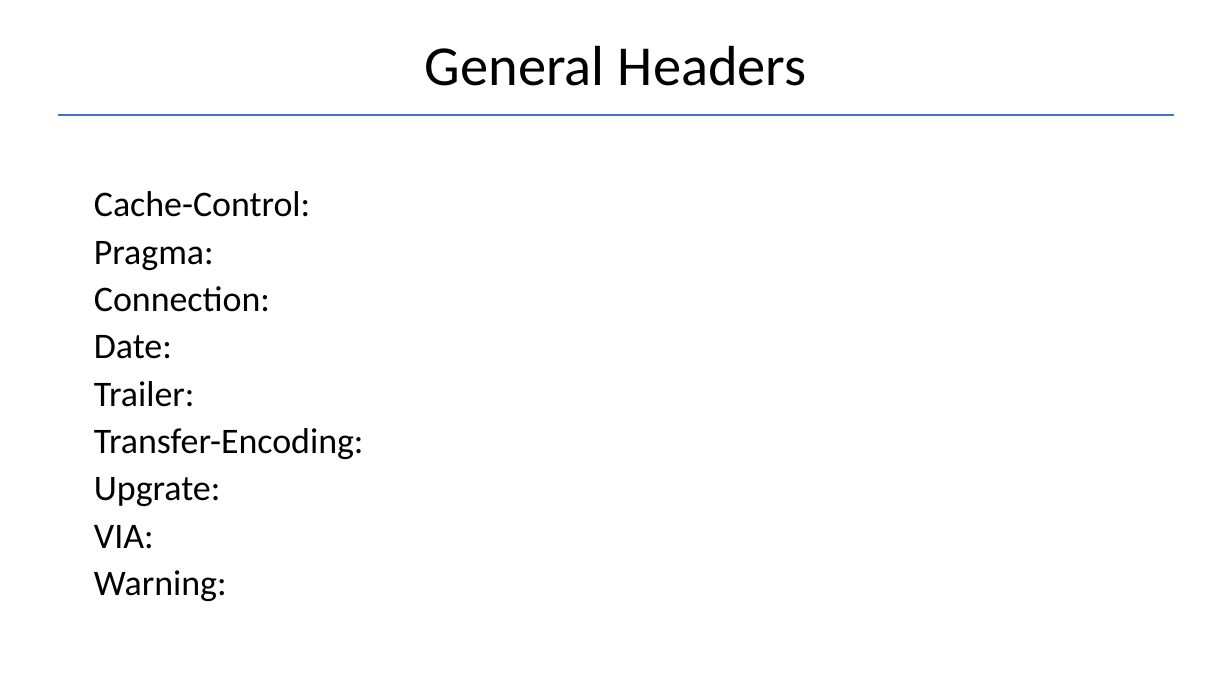
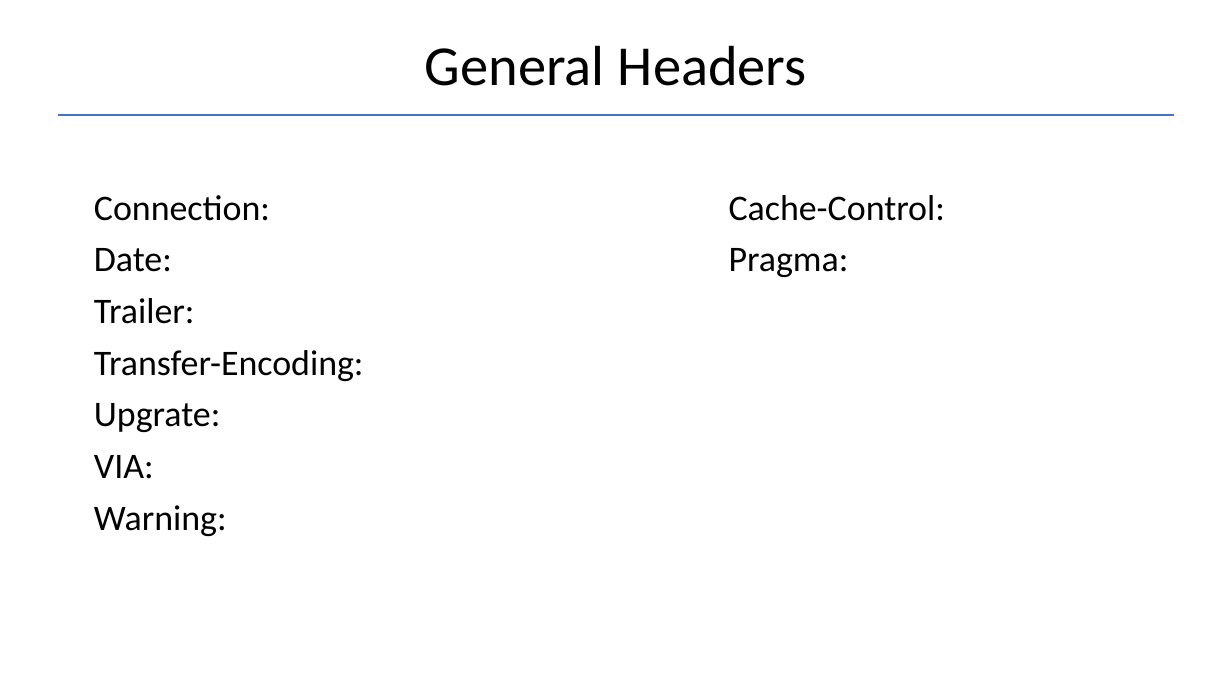
Before and after one commit to Garnik94/Levelup_presentations, a slide deck: slide 15 of Http/Http_presentation.pptx. Drawn at 1232x693 pixels with LibreOffice and Linux fonts; fonts in the diff are those of the drawing. Boxes give left, top, right and bottom in pixels: in the first picture for what was removed or moved away, otherwise in the second. Text is boxed around its words. In the diff, an @@ line names an element or a change of style, - is before the commit and + after.

```diff
--- a/Http/Http_presentation.pptx
+++ b/Http/Http_presentation.pptx
@@ text "Connection:" at <box>94,195,364,536</box>: line spacing 0.8 to 0.9 @@
@@ text at <box>94,191,310,270</box>: paragraphs removed @@
-Cache-Control:
-Pragma:
@@ text added at <box>729,195,945,277</box>, 28 pt, text #000000 @@
+Cache-Control:
+Pragma:
```
Also in this commit, not shown: 3 other slides changed, 8 slides added, 1 other file.
